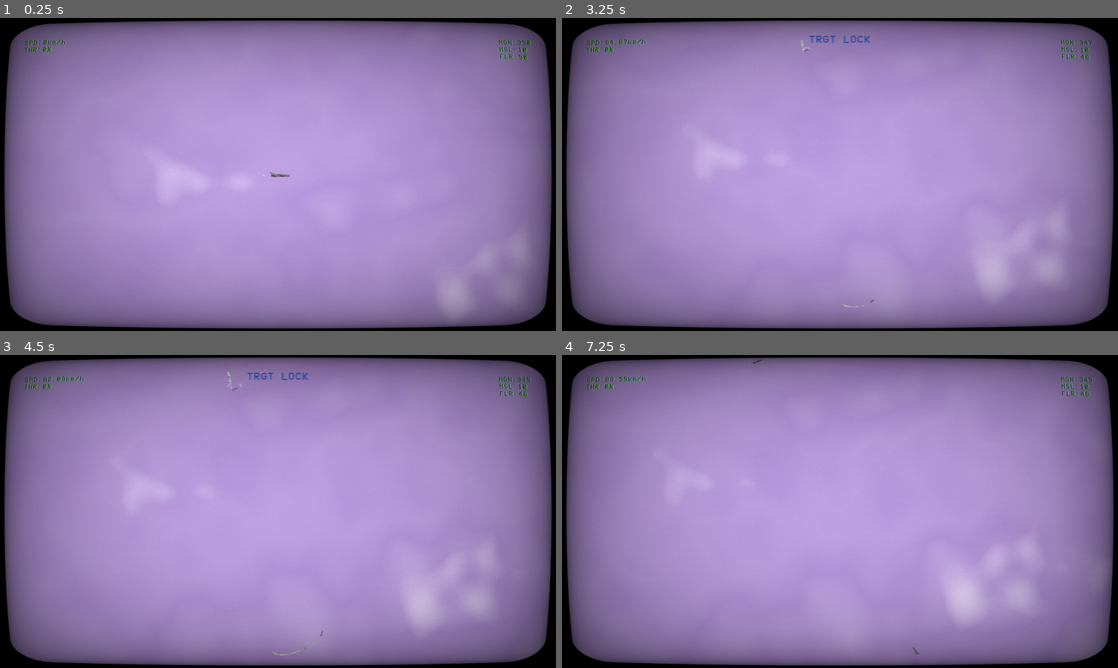
Above: before the commit, frames 1-4 (two rows, left to right).
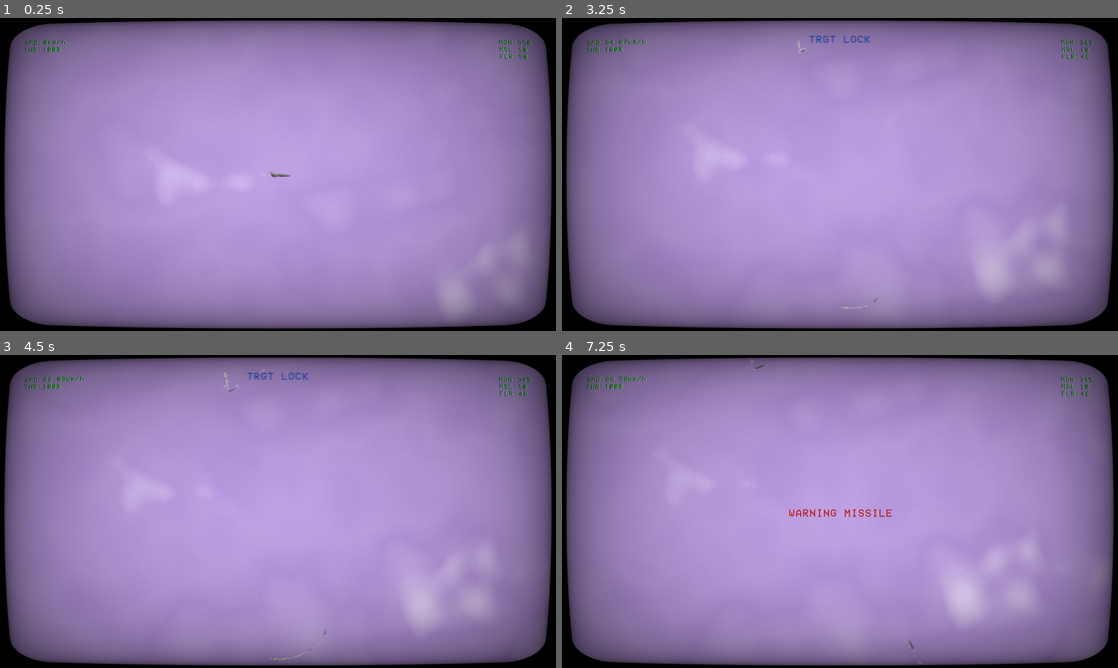
Above: after the commit, the same moments.

Repository: tm-sm/Igne-Caelum
Game: Godot game, scene res://Ambush.tscn
Two runs of this game, one before a commit and one after it. Both use one fixed random seed, a clock stepped at 60 frames per second and the inputs below. Before the commit the project starts from res://testing2.tscn.
Inputs (mouse positions are in pixels of both pictures, inside the frame that each line leads up to):
- Up to frame 1 (0.25 s): no input
- Up to frame 2 (3.25 s): move the mouse to (962, 158) at 0.52 s; hold A (pitch_up) 0.53-1.28 s; tap C (change_camera_type) at 0.6 s; tap Enter at 1.25 s; move the mouse to (728, 190) at 1.27 s; hold Q (brake) 1.28-2.03 s; tap Space (fire_weapon) at 1.35, 2 s; move the mouse to (895, 105) at 2.02 s; hold E (launch_flare) 2.03-2.78 s; hold A (pitch_up) from 2.03 s (still down); move the mouse to (812, 237) at 2.77 s; tap X (switch_target) at 2.85 s
- Up to frame 3 (4.5 s): tap Enter at 3.5 s; move the mouse to (444, 558) at 3.52 s; release A (pitch_up) at 3.53 s; hold Up (weapon_selection_1) 3.53-4.28 s; hold Q (brake) from 3.53 s (still down); tap Space (fire_weapon) at 4.25 s; move the mouse to (111, 464) at 4.27 s; tap Right (weapon_selection_2) at 4.35 s
- Up to frame 4 (7.25 s): move the mouse to (867, 511) at 5.02 s; hold Mouse wheel up (zoom_in) 5.03-5.78 s; move the mouse to (756, 433) at 5.77 s; release Q (brake) at 5.78 s; hold A (pitch_up) from 5.78 s (still down); tap Mouse wheel down (zoom_out) at 5.85 s; move the mouse to (962, 495) at 6.52 s; tap C (change_camera_type) at 6.6 s

The runs differ from the first frame. In frame 1, less than 0.1% of the frame differs, in the area x 7-49%, y 9-51%; in frame 2, 0.1%; in frame 3, 0.1%; in frame 4, 0.4%, in the area x 7-65%, y 1-99%.

Commit message:
improved missile lock on awareness

Diff:
--- a/testing2.tscn
+++ b/Ambush.tscn
@@ -1,11 +1,11 @@
 [gd_scene load_steps=8 format=2]
 
-[ext_resource path="res://textures/SkyParallax.tscn" type="PackedScene" id=1]
-[ext_resource path="res://ui/GUI.tscn" type="PackedScene" id=2]
-[ext_resource path="res://entities/planes/InterzkiPlayer.tscn" type="PackedScene" id=3]
-[ext_resource path="res://entities/PlayerCamera.gd" type="Script" id=4]
-[ext_resource path="res://entities/planes/IntorvAI.tscn" type="PackedScene" id=5]
-[ext_resource path="res://entities/planes/InterzkiAI.tscn" type="PackedScene" id=6]
+[ext_resource path="res://entities/planes/InterzkiPlayer.tscn" type="PackedScene" id=1]
+[ext_resource path="res://entities/planes/InterzkiAI.tscn" type="PackedScene" id=2]
+[ext_resource path="res://entities/PlayerCamera.gd" type="Script" id=3]
+[ext_resource path="res://entities/planes/IntorvAI.tscn" type="PackedScene" id=4]
+[ext_resource path="res://ui/GUI.tscn" type="PackedScene" id=5]
+[ext_resource path="res://textures/SkyParallax.tscn" type="PackedScene" id=6]
 
 [sub_resource type="GDScript" id=2]
 script/source = "extends Node2D
@@ -35,21 +35,21 @@
 		get_tree().paused = true
 "
 
-[node name="testing2" type="Node2D"]
+[node name="Ambush" type="Node2D"]
 script = SubResource( 2 )
 
 [node name="AI" type="Node2D" parent="."]
 
-[node name="IntorvAI" parent="AI" instance=ExtResource( 5 )]
+[node name="IntorvAI" parent="AI" instance=ExtResource( 4 )]
 position = Vector2( 26148, -11151 )
 plane_color = Color( 0.411765, 0.411765, 0.411765, 1 )
 
-[node name="InterzkiAI" parent="AI" instance=ExtResource( 6 )]
+[node name="InterzkiAI" parent="AI" instance=ExtResource( 2 )]
 position = Vector2( 4656, 14594 )
 tight_turn_thrust = 0.2
 wide_turn_thrust = 0.8
 
-[node name="InterzkiAI2" parent="AI" instance=ExtResource( 6 )]
+[node name="InterzkiAI2" parent="AI" instance=ExtResource( 2 )]
 position = Vector2( -13648, -9026 )
 tight_turn_thrust = 0.2
 wide_turn_thrust = 0.8
--- a/entities/planes/scripts/BasePlane.gd
+++ b/entities/planes/scripts/BasePlane.gd
@@ -33,7 +33,7 @@
 
 var health
 
-var engine_thrust_percentage = 0
+var engine_thrust_percentage = 1
 var engine_thrust = Vector2(engine_thrust_percentage * engine_power, 0.0)
 
 var pitch = 0.0
@@ -53,6 +53,8 @@
 var speed_vector
 var relative_speed
 var target_speed = 0 #the maximum speed reachable by the current engine configuration
+
+var passed_time_delta = 0.0
 
 func _ready():
 	add_to_group("sound_emitter")
@@ -73,6 +75,13 @@
 	flare_dispenser.initialize(self)
 	color.modulate = plane_color
 
+func _process(delta):
+	#this lets the lock_on_alarm stay on the screen for a while longer
+	passed_time_delta += delta
+	if passed_time_delta >= 1.29:
+		passed_time_delta = 0
+		locked_on_by_missile = false
+
 func _physics_process(_delta):
 	if controls_enabled:
 		update_pitch()
--- a/entities/planes/scripts/PlaneAI.gd
+++ b/entities/planes/scripts/PlaneAI.gd
@@ -14,8 +14,6 @@
 var flight_state
 
 var missile_in_the_air = false
-
-var passed_time_delta = 0.0
 
 var throttle_target = 1
 var target
@@ -39,11 +37,6 @@
 		combat_state = combat_action.heading_to_target
 		objective = objective_type.fight
 
-func _process(delta):
-	passed_time_delta += delta
-	if passed_time_delta >= 2.0:
-		passed_time_delta = 0
-		locked_on_by_missile = false
 
 func _physics_process(delta):
 	var target_position
--- a/entities/planes/scripts/PlanePlayer.gd
+++ b/entities/planes/scripts/PlanePlayer.gd
@@ -5,13 +5,11 @@
 
 var selected_weapon
 
+
 func _ready():
 	._ready()
 	engine_sound.volume_db = -15
 	selected_weapon = weapons.machinegun
-
-func _process(_delta):
-	locked_on_by_missile = false
 
 func update_thrust():
 	if Input.is_action_pressed("thrust_increase"):
--- a/project.godot
+++ b/project.godot
@@ -105,7 +105,7 @@
 [application]
 
 config/name="Igne Caelum"
-run/main_scene="res://testing2.tscn"
+run/main_scene="res://Ambush.tscn"
 config/icon="res://icon.png"
 
 [audio]
--- a/ui/GUI.tscn
+++ b/ui/GUI.tscn
@@ -255,7 +255,7 @@
 script = SubResource( 43 )
 
 [node name="Timer" type="Timer" parent="Warning/WarningSensors/LockedOnLabel"]
-wait_time = 0.2
+wait_time = 0.258
 autostart = true
 
 [node name="Screen" type="ColorRect" parent="."]
Not shown: 1 places in Ambush.tscn that only renumber resources
